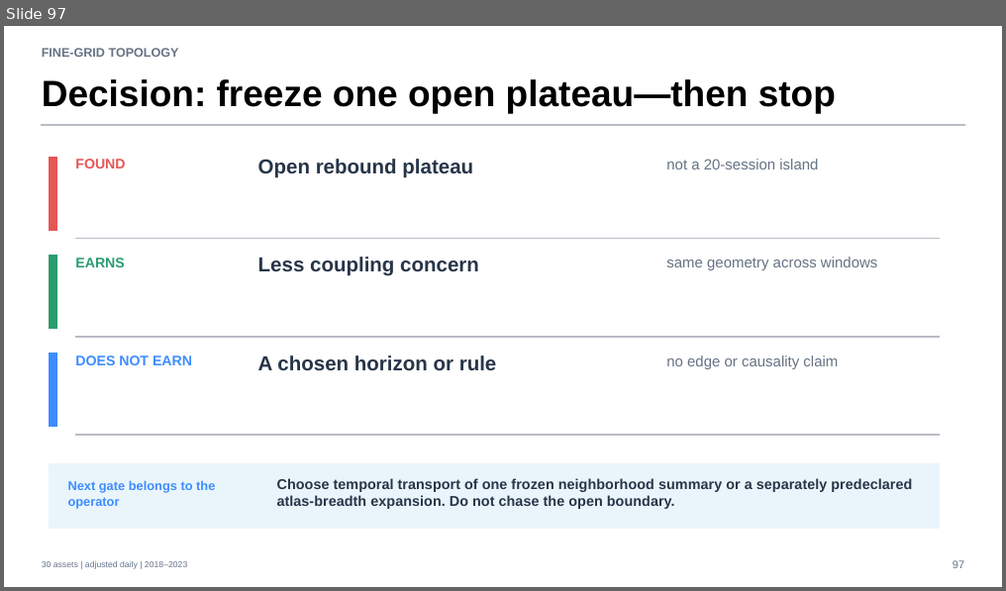
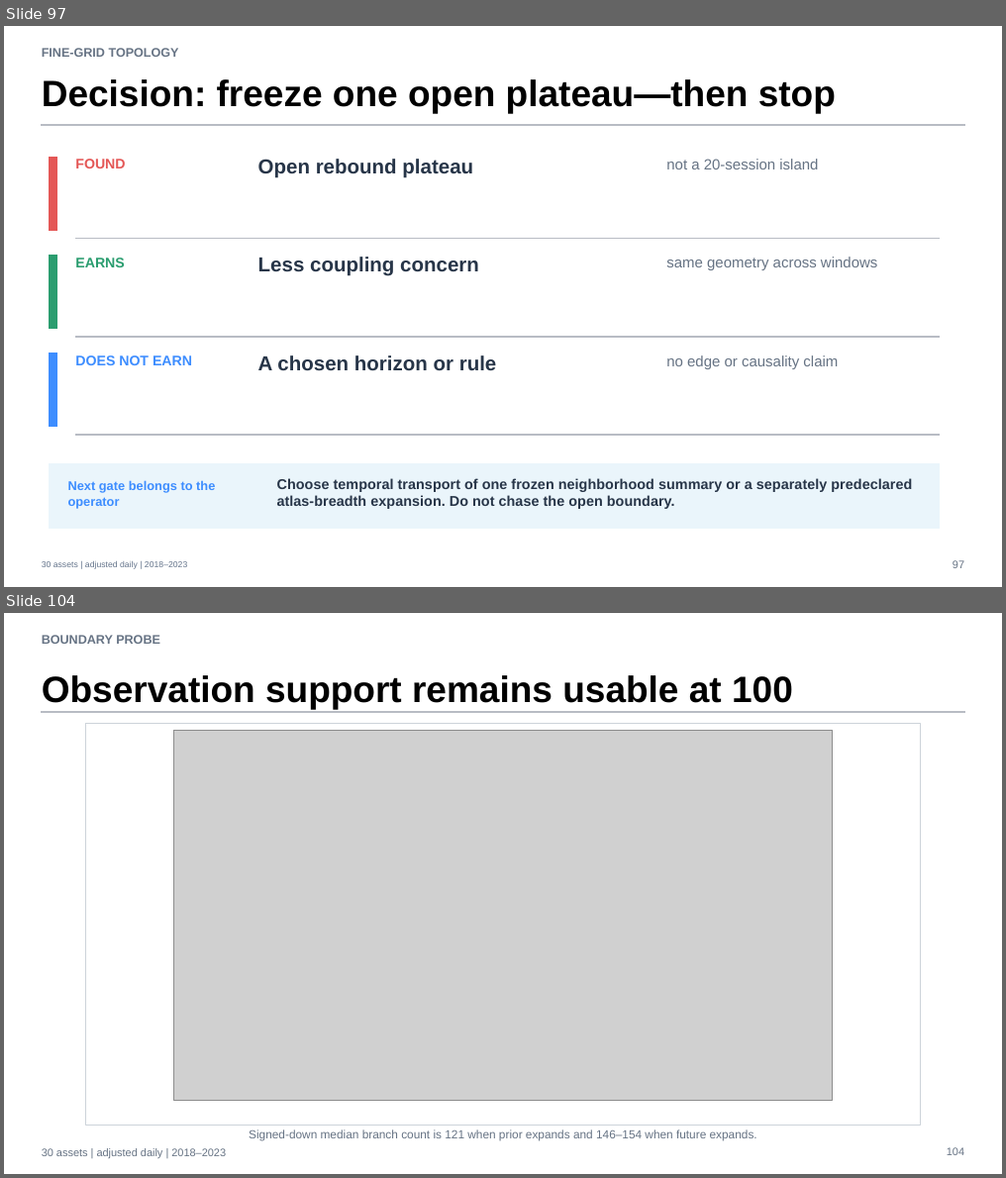
Before and after one commit to Francisc0Franc0/Time-Series-Modeling-Gen5, a slide deck: operator_hypothesis_lab/presentations/tsla_descriptive_microscope_evidence.pptx. Shown one above the other, each under a label of ours: slide 97 before the commit, slides 97 and 104 after it; the slides between them are not shown. The pictures are 1006x591 and 1006x1178 pixels, drawn with LibreOffice and Linux fonts; fonts in the diff are those of the drawing; grey boxes stand for pictures. Boxes give left, top, right and bottom in pixels: in the first picture for what was removed or moved away, otherwise in the second. Text is boxed around its words. In the diff, an @@ line names an element or a change of style, - is before the commit and + after.

Commit message:
Probe loss-rebound boundary through 100 sessions

```diff
--- a/operator_hypothesis_lab/presentations/tsla_descriptive_microscope_evidence.pptx
+++ b/operator_hypothesis_lab/presentations/tsla_descriptive_microscope_evidence.pptx
@@ slide 104 added at <box>4,613,1002,1174</box>, background #FFFFFF @@
@@ text added at <box>42,635,160,644</box>, 12 pt, text #667384, bold @@
+BOUNDARY PROBE
@@ text added at <box>42,675,793,709</box>, 35.2 pt, text #000000, bold @@
+Observation support remains usable at 100
@@ rectangle added at <box>42,711,964,713</box>, fill #B8BCC4, outline #B8BCC4 0 pt @@
@@ rectangle added at <box>85,724,921,1125</box>, fill #FFFFFF, outline #CDD3DA 0.75 pt @@
@@ picture added at <box>174,730,833,1100</box> @@
@@ text added at <box>249,1130,757,1142</box>, 11.2 pt, text #667384 @@
+Signed-down median branch count is 121 when prior expands and 146–154 when future expands.
@@ text added at <box>42,1149,226,1158</box>, 10.5 pt, text #667384 @@
+30 assets | adjusted daily | 2018–2023
@@ text added at <box>946,1148,964,1156</box>, 10.5 pt, text #667384 @@
+104
```
Also in this commit, not shown: 7 other slides added, 6 other files.
